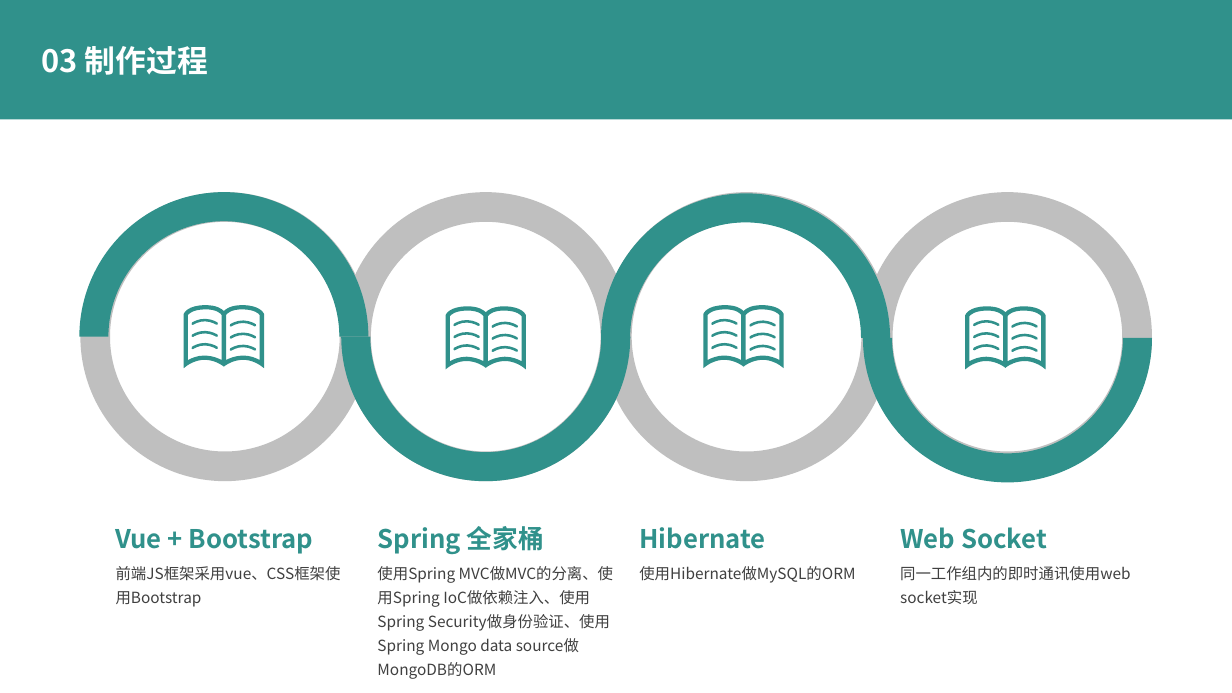
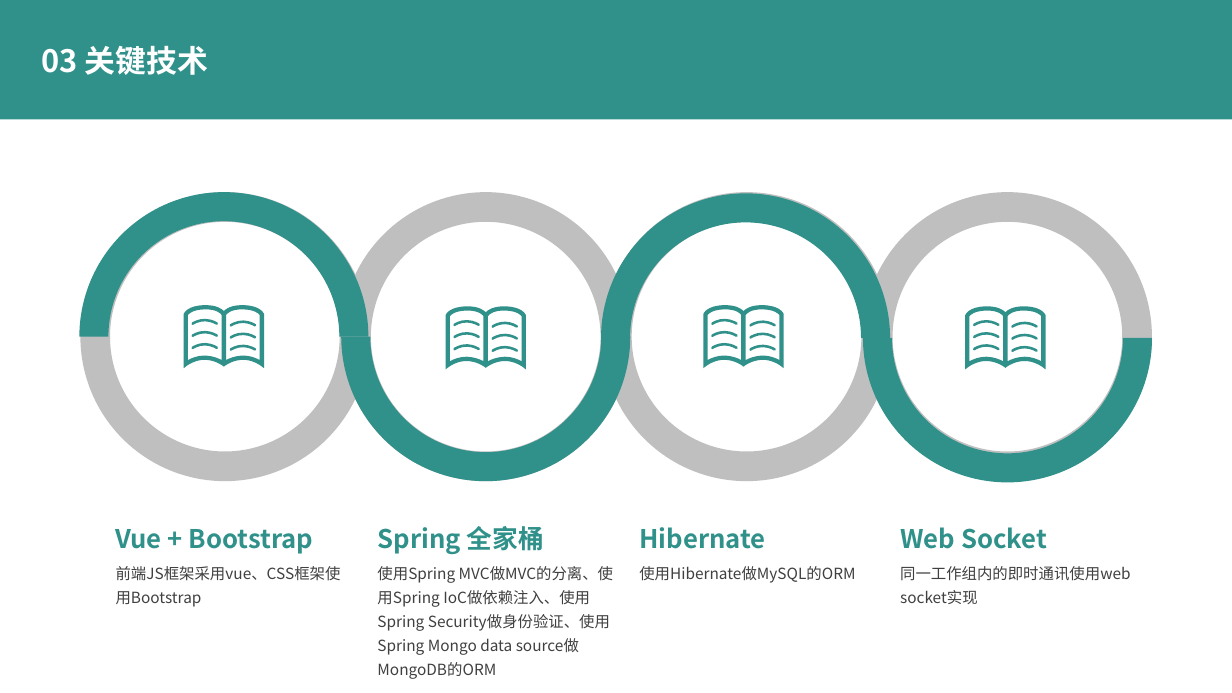
Before and after one commit to qinjr/TeamNote, a slide deck: slide 10 of doc/答辩PPT.pptx. Drawn at 1232x693 pixels with LibreOffice and Linux fonts; fonts in the diff are those of the drawing. Boxes give left, top, right and bottom in pixels: in the first picture for what was removed or moved away, otherwise in the second. Text is boxed around its words. In the diff, an @@ line names an element or a change of style, - is before the commit and + after.

```diff
--- a/doc/答辩PPT.pptx
+++ b/doc/答辩PPT.pptx
@@ text at (42,46,208,75): text changed @@
-03 制作过程
+03 关键技术
```
Also in this commit, not shown: 1 other slide changed, 1 other file.
